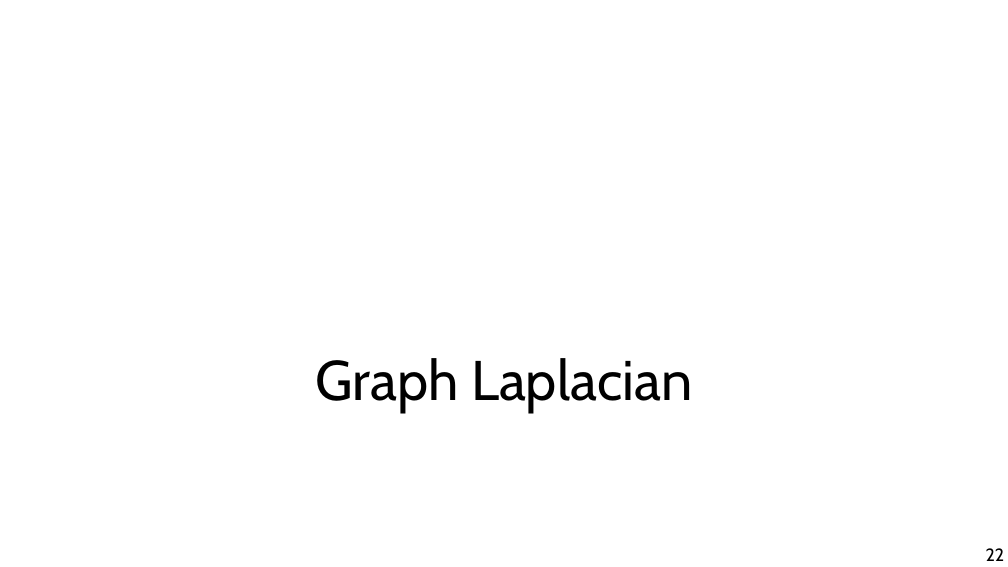
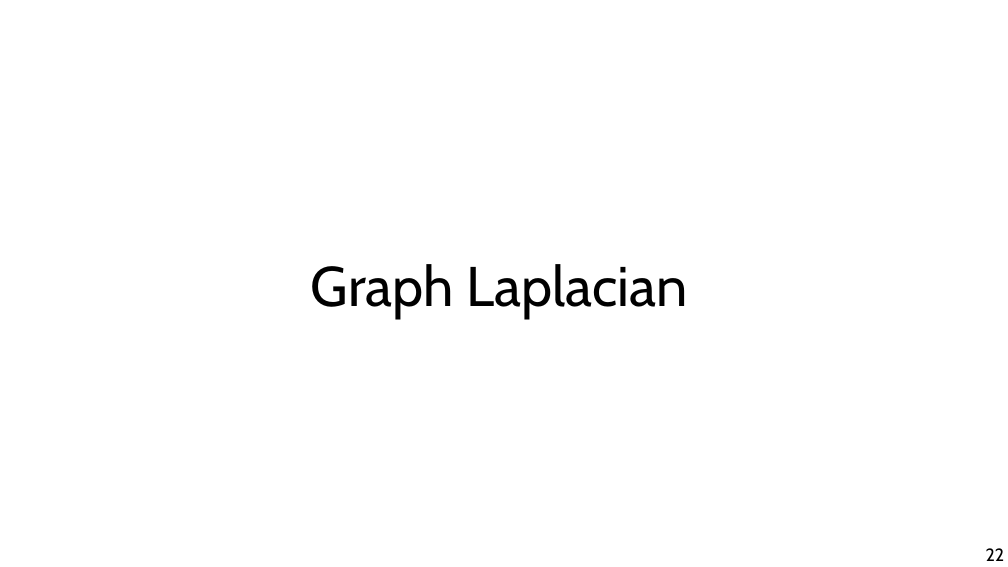
Before and after one commit to chatox/networks-science-course, a slide deck: slide 22 of theory/tt15_spectral_clustering.odp. Drawn at 1008x567 pixels with LibreOffice and Linux fonts; fonts in the diff are those of the drawing. Boxes give left, top, right and bottom in pixels: in the first picture for what was removed or moved away, otherwise in the second. Text is boxed around its words. In the diff, an @@ line names an element or a change of style, - is before the commit and + after.

```diff
--- a/theory/tt15_spectral_clustering.odp
+++ b/theory/tt15_spectral_clustering.odp
@@ title "Graph Laplacian": place and size @@
-title "Graph Laplacian" at box(315, 358, 692, 412)
+title "Graph Laplacian" at box(311, 264, 687, 319)
```
Also in this commit, not shown: 32 other slides changed, 3 slides added, 4 slides removed, 1 other file.
